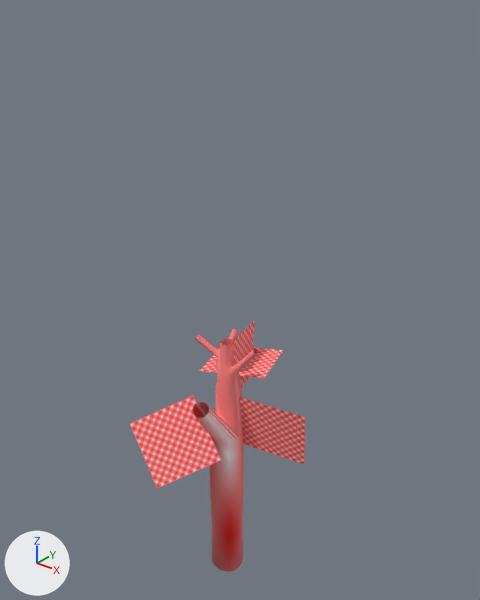
Before and after pictures for a commit that changed the COLLADA model cubeIslands/assets/objects/tree.dae.
Camera for both pictures: a 50 mm camera at (10.26, -12.19, 17.14) aimed at (0.18, 0.41, 9.33). Every picture has the same lights, and +X, +Y and +Z are marked at lower left. Where no turn or scale is listed for an object, it has been applied to the vertices.

Names of what the first picture shows: 'Plane', 'Tree'.
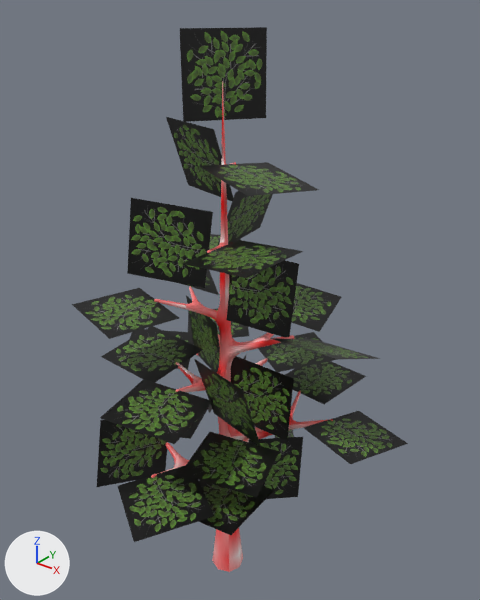
Pixel boxes [x1, y1, x2, y2] of what changed, in the pictures (480 x 600 px):
'Plane.001', added: after [72, 27, 408, 542]
'Plane', surface changed, reshaped (188% taller): before [130, 319, 306, 489]; after [151, 81, 333, 572]
'Tree', deleted (pink): before [192, 329, 259, 572]
part 1 of me_plane, built on: before [130, 319, 306, 489]; after [151, 81, 333, 572]

Patch to the scene script:
```diff
--- a/cubeIslands/assets/objects/tree.dae.py
+++ b/cubeIslands/assets/objects/tree.dae.py
@@ img_leaves_png @@
+img_leaves_png = load_image('leaves.png', 'leaves.png', 512, 512, 'sRGB')
@@ mat_leaves @@
 mat_leaves = principled_material('leaves')
-mat_leaves.texture = img_dummy_png_001  # with its transparency
-mat_leaves.roughness = 0.9
+mat_leaves.texture = img_leaves_png
@@ me_plane @@
 # used by ob_plane; location = (0.0, 0.0, 0.0)
-me_plane.from_pydata(...)  # 16 vertices, 8 faces; spans x -2.0..2.34, y -2.16..2.72, z 4.05..7.74
-me_plane.materials.append(mat_leaves)  # picture img_dummy_png_001
+me_plane.from_pydata(...)  # 3823 vertices, 7636 faces; spans x -2.1..2.66, y -2.94..2.16, z 0.0..15.0
+# me_plane part 1: 16 vertices removed from x -2.0..2.34, y -2.16..2.72, z 4.05..7.74; 3823 vertices added at x -2.1..2.66, y -2.94..2.16, z 0.0..15.0
+# me_plane part 2: the surface is now shaded smooth
+me_plane.materials.append(mat_wood)  # picture img_dummy_png
@@ me_plane_001 @@
+me_plane_001.from_pydata(...)  # 120 vertices, 60 faces; spans x -4.09..4.8, y -4.68..4.2, z 3.59..16.13
+me_plane_001.materials.append(mat_leaves)  # picture img_leaves_png
@@ ob_tree @@
-ob_tree = bpy.data.objects.new('Tree', me_cube)
-ob_tree.location = (0.0, 0.0, 0.0)
@@ ob_plane_001 @@
+ob_plane_001 = bpy.data.objects.new('Plane.001', me_plane_001)
+ob_plane_001.location = (0.0, 0.0, 0.0)
```
